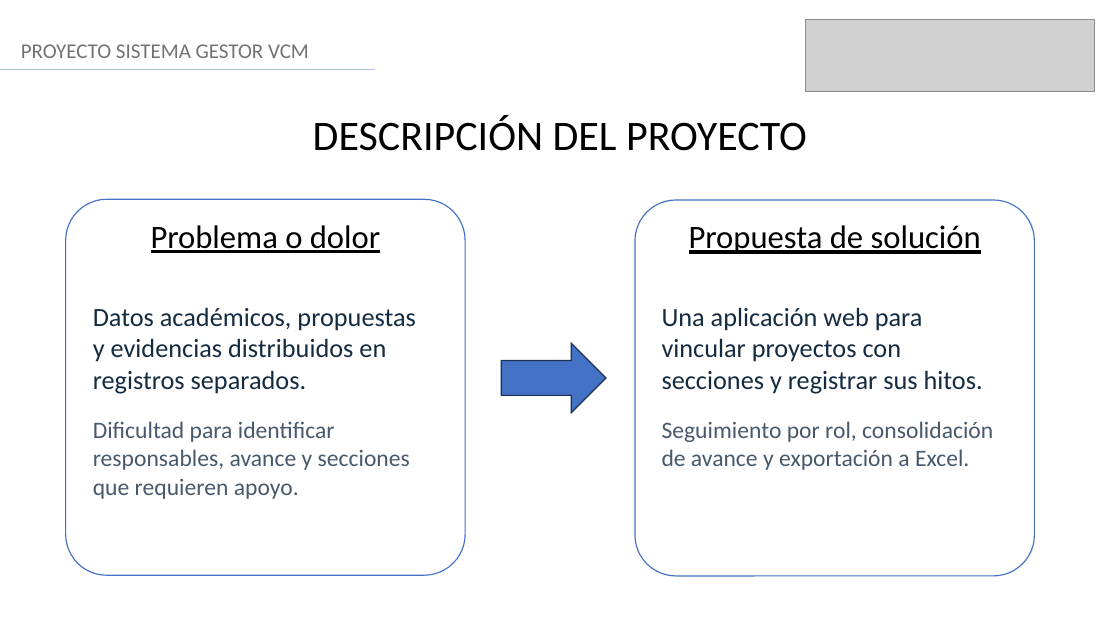
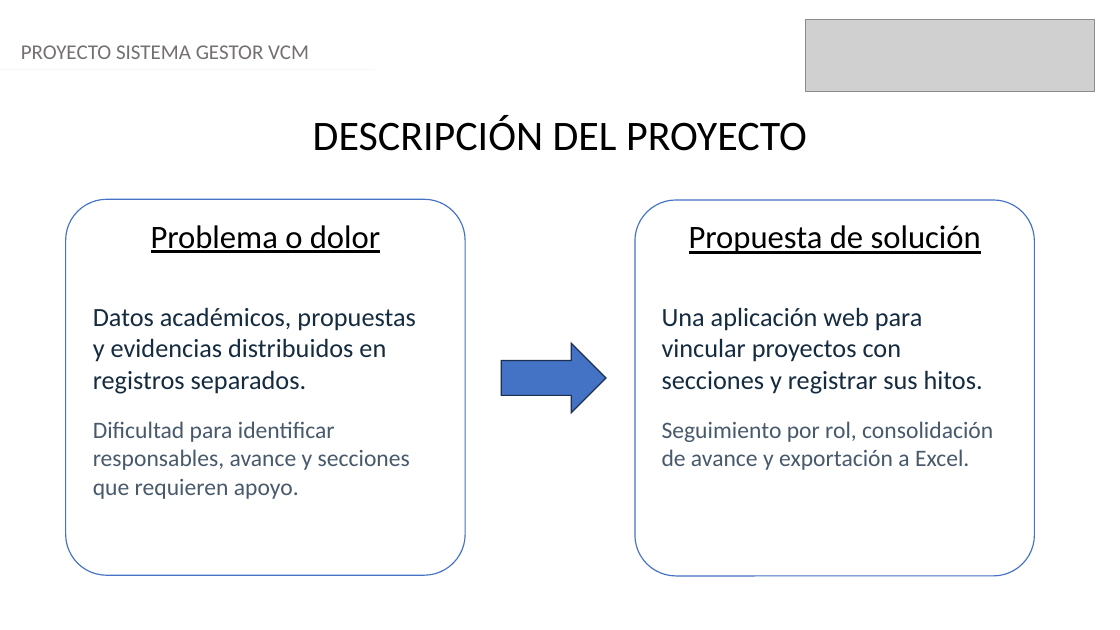
Before and after one commit to chiolinski/APT122-Sistema-Gestor-VCM, a slide deck: slide 3 of Fase 2/Evidencias Grupales/APT122_Presentacion_Final_Proyecto_VCM.pptx. Drawn at 1120x630 pixels with LibreOffice and Linux fonts; fonts in the diff are those of the drawing; grey boxes stand for pictures. Boxes give left, top, right and bottom in pixels: in the first picture for what was removed or moved away, otherwise in the second. Text is boxed around its words. In the diff, an @@ line names an element or a change of style, - is before the commit and + after.

```diff
--- a/Fase 2/Evidencias Grupales/APT122_Presentacion_Final_Proyecto_VCM.pptx
+++ b/Fase 2/Evidencias Grupales/APT122_Presentacion_Final_Proyecto_VCM.pptx
@@ text "PROYECTO SISTEMA GESTOR VCM" at (21, 45, 309, 59): text colour #767171 to #757070 @@
@@ line (0, 70) - (376, 70): stroke #ABC0E4 1.25 pt to #F5F7FC 1.25 pt @@
```
Also in this commit, not shown: 7 other slides changed, 9 slides added, 8 slides removed.
